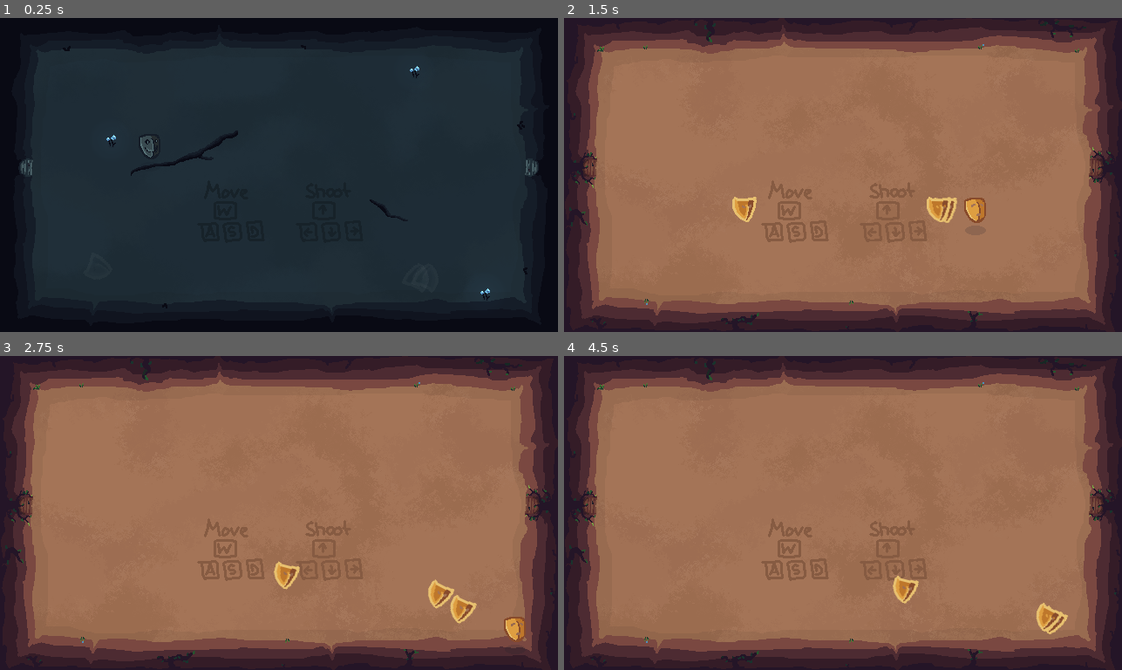
Above: before the commit, frames 1-4 (two rows, left to right).
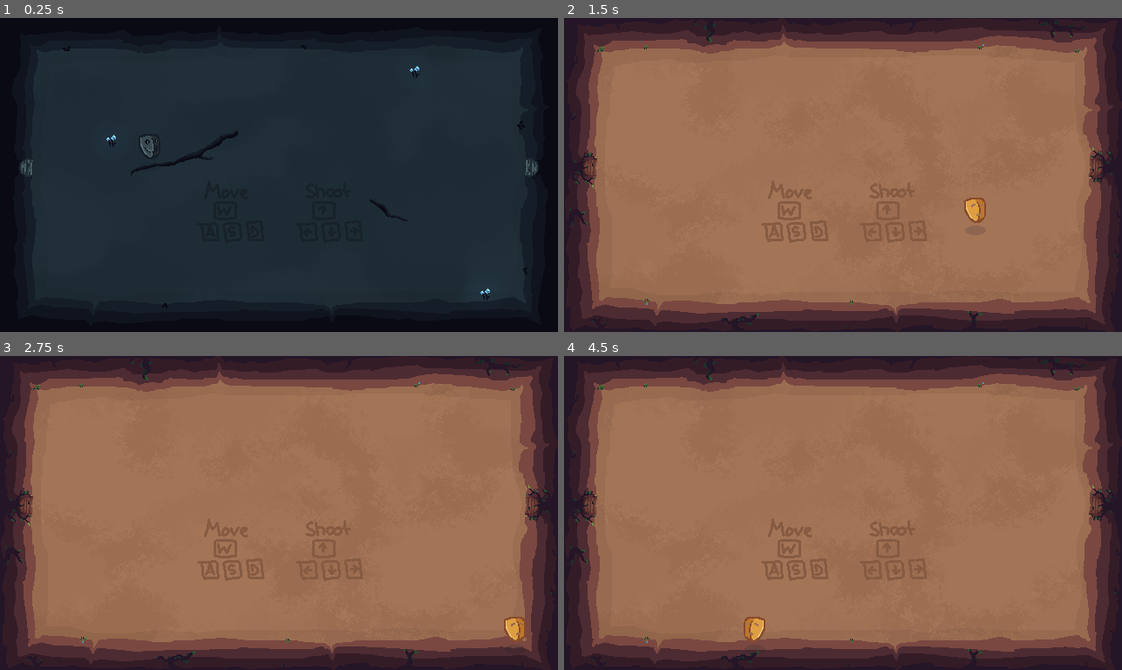
Above: after the commit, the same moments.

Repository: MarcelBlasius/Global-Game-Jam-2026
Game: Godot game, scene res://scenes/marcel/mbl_main_scene.tscn
Same seed, same stepped clock (60 frames per second), same inputs: the game is played once before the commit and once after it. This scene is started directly instead of the project's main scene.
Inputs (mouse positions are in pixels of both pictures, inside the frame that each line leads up to):
- Up to frame 1 (0.25 s): no input
- Up to frame 2 (1.5 s): tap Enter at 0.5 s; move the mouse to (965, 159) at 0.52 s; hold D (right) 0.53-1.28 s; tap Shift at 0.6 s; click (965, 159) at 0.67 s; move the mouse to (731, 190) at 1.27 s; hold S (down) from 1.28 s (still down); tap Ctrl at 1.35 s
- Up to frame 3 (2.75 s): move the mouse to (334, 443) at 2.02 s; release S (down) at 2.03 s; hold D (right) from 2.03 s (still down); tap Shift at 2.1 s
- Up to frame 4 (4.5 s): move the mouse to (815, 575) at 2.77 s; release D (right) at 2.78 s; hold Up (shoot up) 2.78-3.53 s; tap Ctrl at 2.85, 4.35 s; click (815, 575) at 2.92 s; move the mouse to (1010, 560) at 3.52 s; hold A (left) from 3.53 s (still down); tap Shift at 3.6 s; move the mouse to (675, 465) at 4.27 s

The runs differ from the first frame. In frame 2, 0.6% of the frame differs, in the area x 30-71%, y 56-66%; in frame 3, 0.8%; in frame 4, 0.8%, in the area x 32-91%, y 70-91%.
Error after the commit: Cannot call method 'instantiate' on a null value. (res://scripts/manager.gd:45)

Commit message:
added game logic

Diff:
--- a/spectra/scenes/bela/subviews/world_a.tscn
+++ b/spectra/scenes/bela/subviews/world_a.tscn
@@ -5,9 +5,10 @@
 
 [sub_resource type="ShaderMaterial" id="ShaderMaterial_mtvx8"]
 shader = ExtResource("1_c8xer")
-shader_parameter/point = Vector2(0, 0)
-shader_parameter/radius = 0.0
+shader_parameter/posValues = PackedFloat32Array(0, 0, 0, 0, 0, 0, 0, 0, 0, 0, 0, 0, 0, 0, 0, 0, 0, 0, 0, 0, 0, 0, 0, 0, 0, 0, 0, 0, 0, 0, 0, 0, 0, 0, 0, 0, 0, 0, 0, 0)
+shader_parameter/value_count = 0
 shader_parameter/corona = 5.0
+shader_parameter/invert_world = false
 
 [sub_resource type="QuadMesh" id="QuadMesh_ltjy5"]
 
--- a/spectra/scenes/main_scene.tscn
+++ b/spectra/scenes/main_scene.tscn
@@ -8,7 +8,8 @@
 [ext_resource type="PackedScene" uid="uid://cvq60bc51xilo" path="res://scenes/player.tscn" id="6_4la4h"]
 [ext_resource type="PackedScene" uid="uid://cp8s52c5gtk3a" path="res://scenes/traps/arrow_trap.tscn" id="7_c1pb6"]
 [ext_resource type="AudioStream" uid="uid://dt0jv8scmnscu" path="res://ressources/dark_theme.mp3" id="7_c16ls"]
-[ext_resource type="PackedScene" uid="uid://dt2713sbc5xi5" path="res://scenes/silas/game_menu.tscn" id="8_18nlu"]
+[ext_resource type="PackedScene" uid="uid://cq3spk0xo0so8" path="res://scenes/enemies/enemy_two_worlds.tscn" id="8_18nlu"]
+[ext_resource type="PackedScene" path="res://scenes/silas/game_menu.tscn" id="10_6wevv"]
 
 [sub_resource type="ViewportTexture" id="ViewportTexture_aeg00"]
 viewport_path = NodePath("Subview1")
@@ -30,7 +31,7 @@
 visibility_layer = 3
 script = ExtResource("1_ti0ar")
 spawn_enemies = false
-enemy_scene = ExtResource("8_18nlu")
+enemy_standard_1 = ExtResource("8_18nlu")
 
 [node name="Camera2D" type="Camera2D" parent="." unique_id=941733479]
 offset = Vector2(320, 180)
@@ -97,7 +98,7 @@
 autoplay = true
 parameters/looping = true
 
-[node name="GameMenu" parent="." unique_id=1060992188 instance=ExtResource("8_18nlu")]
+[node name="GameMenu" parent="." unique_id=1060992188 instance=ExtResource("10_6wevv")]
 offset_left = 320.0
 offset_top = 180.0
 offset_right = 320.0
--- a/spectra/scripts/alpha.gd
+++ b/spectra/scripts/alpha.gd
@@ -14,6 +14,12 @@
 var mouse_pressed: bool = false
 var mouse_scroll: float = 1
 var invert_world_debug: bool = false
+
+func set_world(index: int):
+	if (index == 0):
+		invert_world = true
+	elif (index == 1):
+		invert_world = false
 
 func setPosAndRad():
 	var posVals := []
--- a/spectra/scripts/enemy.gd
+++ b/spectra/scripts/enemy.gd
@@ -40,7 +40,7 @@
 	spriteParent2.global_transform = old_global2
 
 func _process(delta: float) -> void:
-	await get_tree().physics_frame
+	#await get_tree().physics_frame
 	spriteParent1.global_transform = global_transform
 	spriteParent2.global_transform = global_transform
 
--- a/spectra/scripts/manager.gd
+++ b/spectra/scripts/manager.gd
@@ -7,7 +7,11 @@
 @onready var mat := $Combiner.material as ShaderMaterial
 @export var spawn_enemies = true
 
-@export var enemy_scene : PackedScene
+@export var enemy_standard_1 : PackedScene
+
+var current_world : int = 1
+@onready var alpha = $AlphaContainer/AlphaView/WorldAlpha/MeshInstance2D
+@onready var player = $player
 
 func _ready():
 	mat.set_shader_parameter("tex_left", vp_a.get_texture())
@@ -15,10 +19,7 @@
 	mat.set_shader_parameter("tex_alpha", vp_alpha.get_texture())
 
 	move_backgrounds()
-
-	if spawn_enemies:
-		for i in range(3):
-			spawn_enemy()
+	level_one()
 
 
 func move_backgrounds():
@@ -37,21 +38,39 @@
 	background2.global_transform = old_global2
 
 var enemies : Array[Node]
-func spawn_enemy():
-	var enemy = enemy_scene.instantiate()
+
+func spawn_enemy(enemyScene : PackedScene):
+	if !spawn_enemies:
+		return
+	var enemy = enemyScene.instantiate()
 
 	var viewport := get_viewport()
 	var size := viewport.get_visible_rect().size
+	var offset := 40
 
 	var pos := Vector2(
-	randf_range(0, size.x),
-	randf_range(0, size.y)
-)
+	randf_range(offset, size.x - offset),
+	randf_range(offset, size.y - offset))
+
+	while (pos.distance_to(player.global_position) < 50):
+		pos = Vector2(
+		randf_range(offset, size.x - offset),
+		randf_range(offset, size.y - offset))
+
 	enemy.global_position = pos
 	#enemy.direction = dir
 	#enemy.hit_group = "enemies"
 	get_tree().root.add_child.call_deferred(enemy)
 	enemies.append(enemy)
+
+func level_one():
+	alpha.set_world(current_world)
+	for i in range(3):
+		spawn_enemy(enemy_standard_1)
+
+
+func spawn_portal_routine(time: float):
+	pass #await
 
 func remove_enemy(enemy: Node):
 	enemies.erase(enemy)
